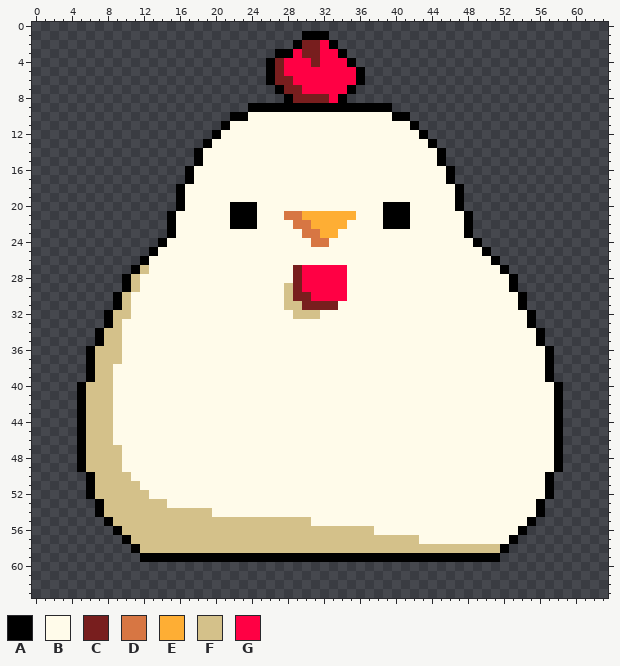
Edited in one commit: pixel-art sprite (assets/textures/chicken.png). Above, as it was before the edit.
The file is 64x64 pixels.
Palette (. is transparent): A #000000  B #fffbea  C #781e1e  D #d77643  E #feae34  F #d4c18a  G #ff0044
After the commit:
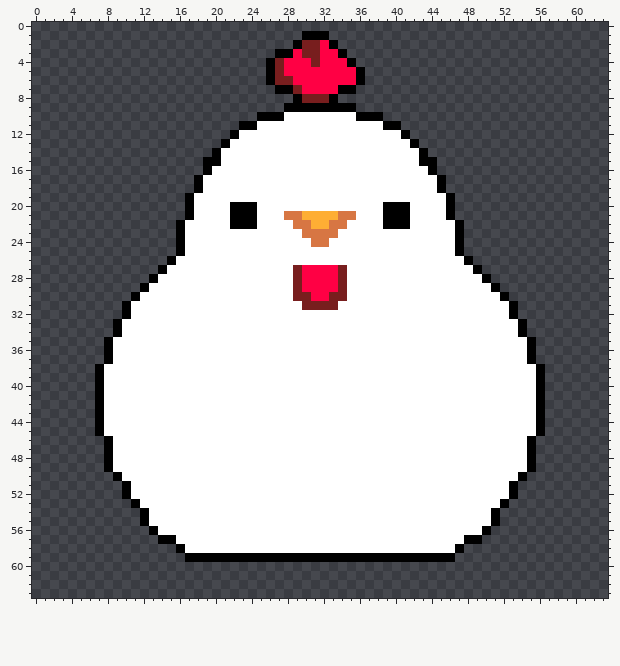
Change:
colour B: #fffbea -> #ffffff
y 7: x 28 C -> A; x 34 G -> A
y 8: x 28..29 AC -> .A; x 33..34 GA -> A.
y 9: x 24..27 AAAA -> ....; x 36..39 AAAA -> ....
y 10: x 22..27 AABBBB -> ...AAA; x 36..41 BBBBAA -> AAA...
y 11: x 21..24 ABBB -> ..AA; x 39..42 BBBA -> AA..
y 12: x 20..22 ABB -> ..A; x 41..43 BBA -> A..
y 13: x 19..21 ABB -> ..A; x 42..44 BBA -> A..
y 14: x 18..20 ABB -> ..A; x 43..45 BBA -> A..
y 15: x 18..20 ABB -> .AA; x 43..45 BBA -> AA.
y 16: x 17..19 ABB -> ..A; x 44..46 BBA -> A..
y 17: x 17..18 AB -> .A; x 45..46 BA -> A.
y 18: x 16..18 ABB -> ..A; x 45..47 BBA -> A..
y 19..20: x 16..17 AB -> .A; x 46..47 BA -> A.
y 21: x 15..17 ABB -> ..A; x 34..35 EE -> DD; x 46..48 BBA -> A..
y 22: x 15..16 AB -> .A; x 33..34 EE -> DD; x 47..48 BA -> A.
y 23: x 15..16 AB -> .A; x 32..33 EE -> DD; x 47..48 BA -> A.
y 24: x 14..16 ABB -> ..A; x 47..49 BBA -> A..
y 25: x 13..16 ABBB -> ...A; x 47..50 BBBA -> A...
y 26: x 12..15 ABBB -> ...A; x 48..51 BBBA -> A...
y 27: x 11..14 AFBB -> ...A; x 34 G -> C; x 49..52 BBBA -> A...
y 28: x 10..13 AFBB -> ...A; x 34 G -> C; x 50..53 BBBA -> A...
y 29: x 10..12 AFB -> ..A; x 28 F -> B; x 34 G -> C; x 51..53 BBA -> A..
y 30: x 9..11 AFB -> ..A; x 28 F -> B; x 33..34 GG -> CC; x 52..54 BBA -> A..
y 31: x 9..10 AF -> .A; x 28..29 FF -> BB; x 53..54 BA -> A.
y 32: x 8..10 AFF -> ..A; x 29..31 FFF -> BBB; x 53..55 BBA -> A..
y 33: x 8..9 AF -> .A; x 54..55 BA -> A.
y 34: x 7..9 AFF -> ..A; x 54..56 BBA -> A..
y 35: x 7..9 AFF -> .AB; x 55..56 BA -> A.
y 36..37: x 6..9 AFFF -> ..AB; x 55..57 BBA -> A..
y 38..39: x 6..8 AFF -> .AB; x 56..57 BA -> A.
y 40..45: x 5..8 AFFF -> ..AB; x 56..58 BBA -> A..
y 46: x 5..8 AFFF -> ...A; x 55..58 BBBA -> A...
y 47..49: x 5..9 AFFFF -> ...AB; x 55..58 BBBA -> A...
y 50: x 6..10 AFFFF -> ...AB; x 54..57 BBBA -> A...
y 51: x 6..11 AFFFFF -> ....AB; x 53..57 BBBBA -> A....
y 52: x 6..12 AFFFFFF -> ....ABB; x 53..57 BBBBA -> A....
y 53: x 7..14 AFFFFFFF -> ....ABBB; x 52..56 BBBBA -> A....
y 54: x 7..19 AFFFFFFFFFFFF -> .....ABBBBBBB; x 51..56 BBBBBA -> A.....
y 55: x 8..30 AFFFFFFFFFFFFFFFFFFFFFF -> ....ABBBBBBBBBBBBBBBBBB; x 51..55 BBBBA -> A....
y 56: x 9..37 AFFFFFFFFFFFFFFFFFFFFFFFFFFFF -> ....ABBBBBBBBBBBBBBBBBBBBBBBB; x 50..54 BBBBA -> A....
y 57: x 10..42 AFFFFFFFFFFFFFFFFFFFFFFFFFFFFFFFF -> ....AABBBBBBBBBBBBBBBBBBBBBBBBBBB; x 48..53 BBBBBA -> AA....
y 58: x 11..52 AFFFFFFFFFFFFFFFFFFFFFFFFFFFFFFFFFFFFFFFFA -> .....ABBBBBBBBBBBBBBBBBBBBBBBBBBBBBBA.....
y 59: x 12..16 AAAAA -> .....; x 47..51 AAAAA -> .....
Pixel boxes of the changes (left, top, right, bottom) in both pictures:
changed: (77, 85, 563, 562)
